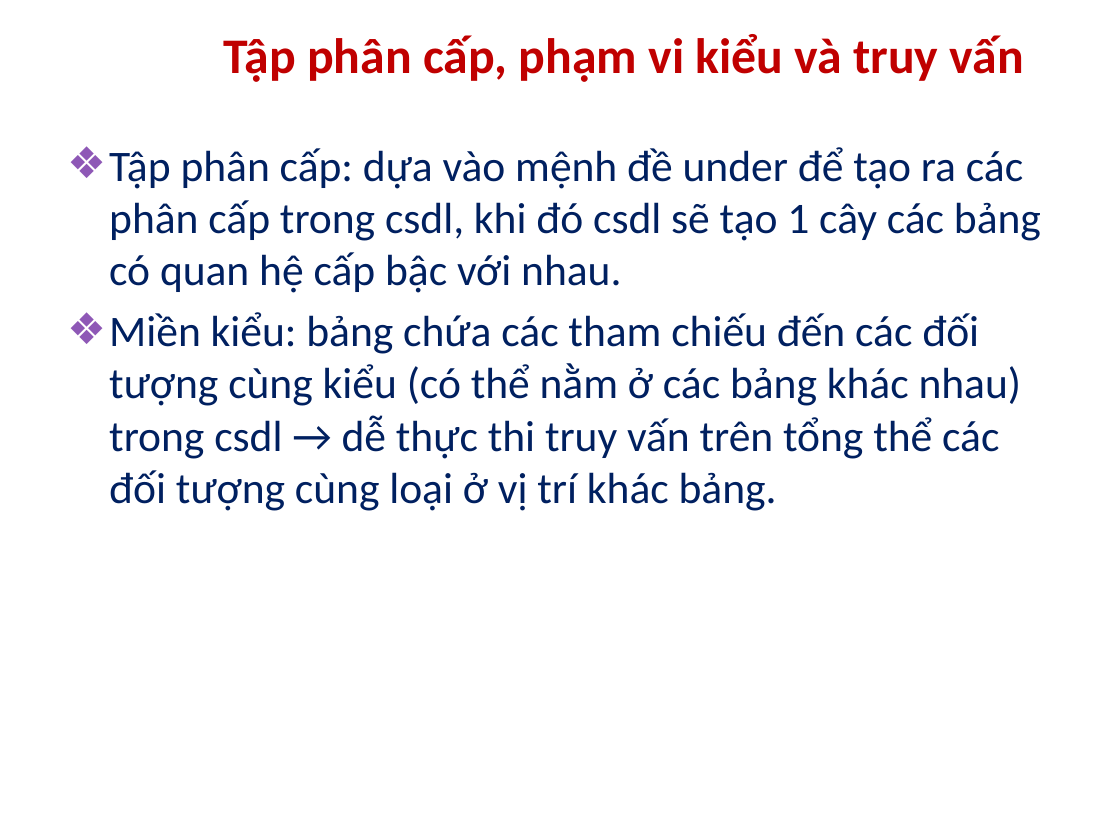
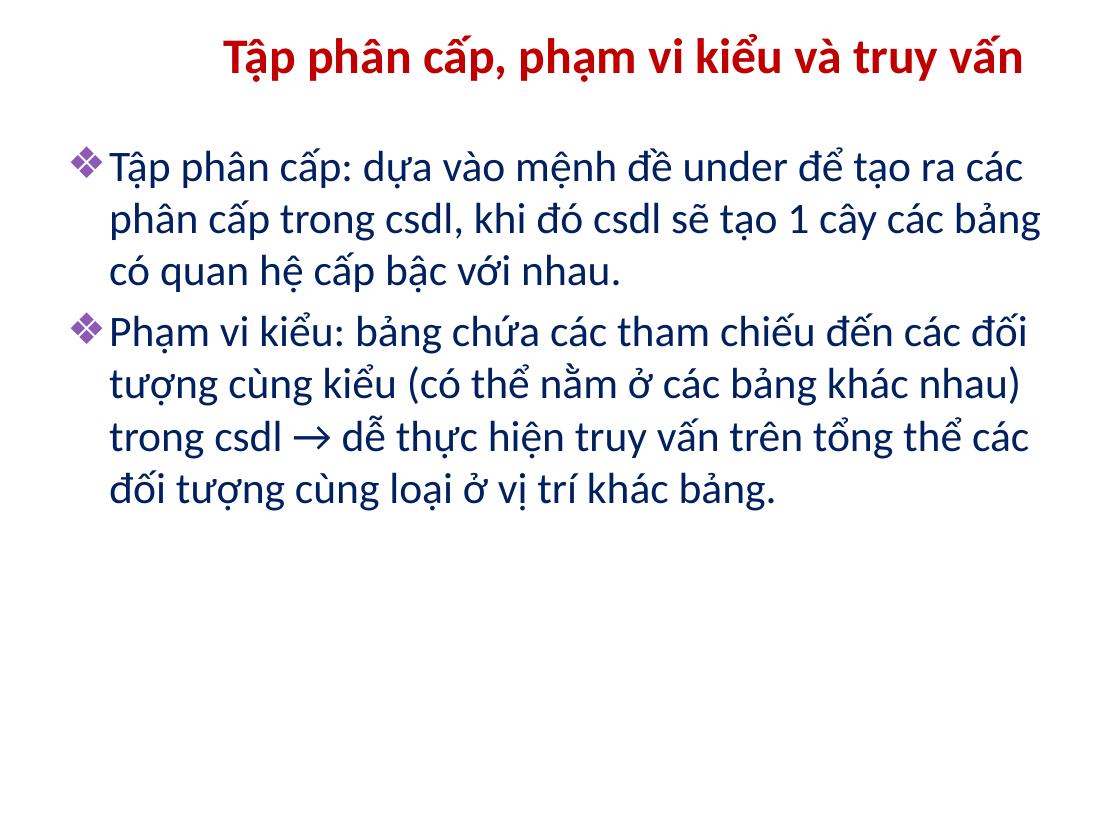
Before and after one commit to computerline1z/thaothaotientien, a slide deck: slide 17 of Thanh Thảo - 0912431/Seminar/topic#8b chapter 4-5___VER3.pptx. Drawn at 1120x840 pixels with LibreOffice and Linux fonts; fonts in the diff are those of the drawing; background and template pictures are left out. Boxes give left, top, right and bottom in pixels: in the first picture for what was removed or moved away, otherwise in the second. Text is boxed around its words. In the diff, an @@ line names an element or a change of style, - is before the commit and + after.

```diff
--- a/Thanh Thảo - 0912431/Seminar/topic#8b chapter 4-5___VER3.pptx
+++ b/Thanh Thảo - 0912431/Seminar/topic#8b chapter 4-5___VER3.pptx
@@ text at <box>109,312,1029,511</box>: text changed @@
-❖ Miền kiểu: bảng chứa các tham chiếu đến các đối tượng cùng kiểu (có thể nằm ở các bảng khác nhau) trong csdl → dễ thực thi truy vấn trên tổng thể các đối tượng cùng loại ở vị trí khác bảng.
+❖ Phạm vi kiểu: bảng chứa các tham chiếu đến các đối tượng cùng kiểu (có thể nằm ở các bảng khác nhau) trong csdl → dễ thực hiện truy vấn trên tổng thể các đối tượng cùng loại ở vị trí khác bảng.
```
Also in this commit, not shown: 4 other slides changed.
